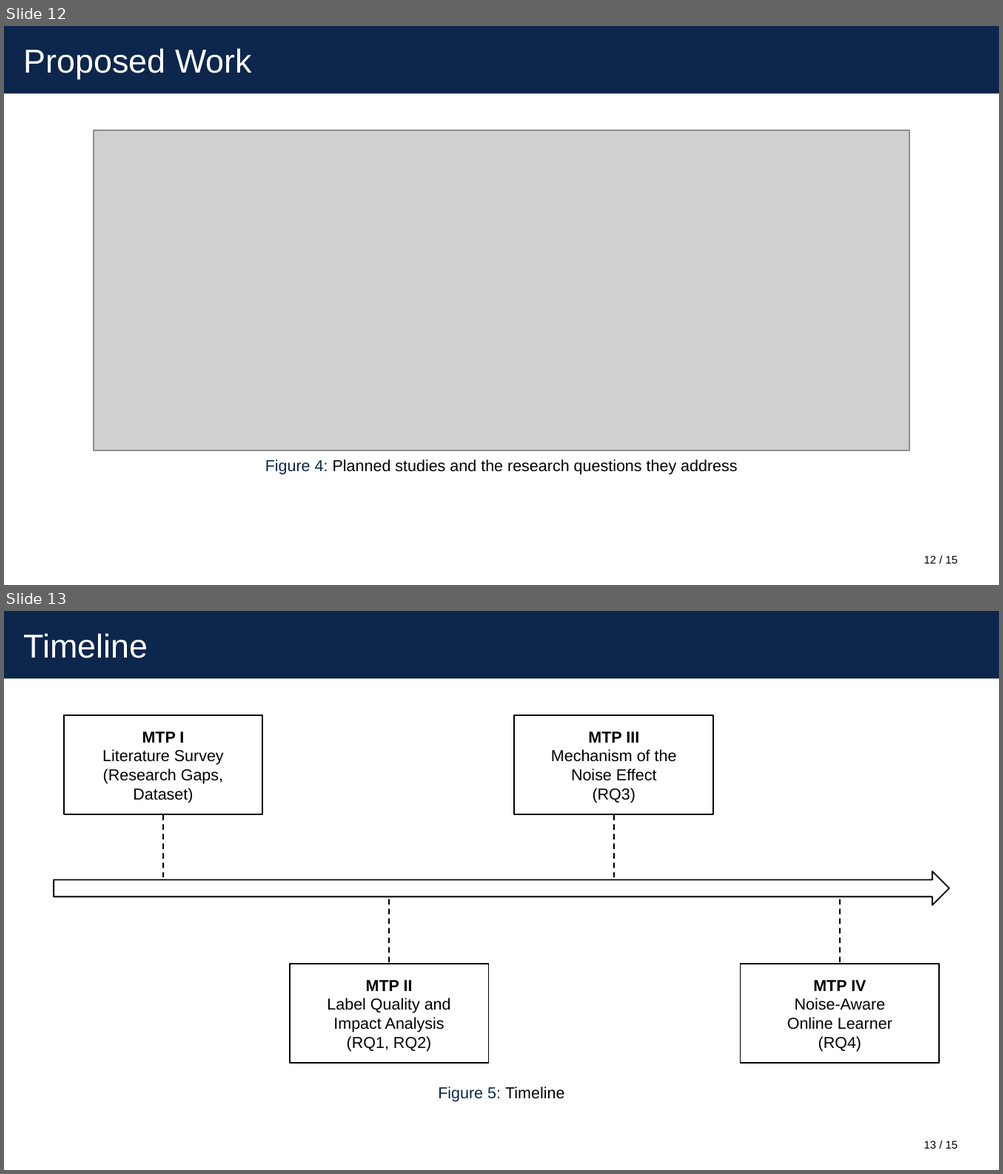
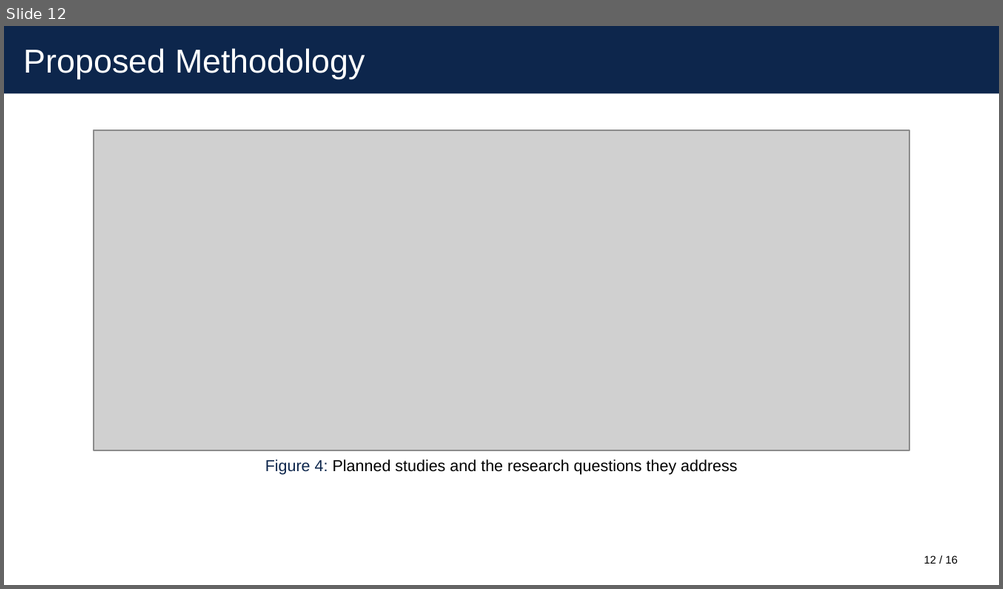
Before and after one commit to itz-puneet/thesis-later, a slide deck: MTP 1/presentation/mtp1_presentation.pptx. Shown one above the other, each under a label of ours: slides 12 and 13 before the commit, slide 12 after it. The pictures are 1003x1174 and 1003x589 pixels, drawn with LibreOffice and Linux fonts; fonts in the diff are those of the drawing; grey boxes stand for pictures. Boxes give left, top, right and bottom in pixels: in the first picture for what was removed or moved away, otherwise in the second. Text is boxed around its words. In the diff, an @@ line names an element or a change of style, - is before the commit and + after.

Commit message:
Shorten the title, reduce the objectives and add the methodology to the first-stage report
Changes asked for by the supervisor after reviewing the first-stage report
and slides:

- Title is now "Label Noise in Just-In-Time Software Defect Prediction".
- The six objectives are reduced to three main objectives, which are
  stated before the research questions. Each research question names the
  objective it belongs to.
- The first-stage report has a new chapter, "Proposed Methodology",
  written as planned work without results. The closing chapter is
  shortened accordingly and the last paragraph of the abstract is removed.
- The second-stage report uses the same title and objectives and now
  refers to its own work as the second stage.
- Slides: new title, objectives before research questions, methodology
  slides in the first-stage deck, and no timeline slide in that deck.

```diff
--- a/MTP 1/presentation/mtp1_presentation.pptx
+++ b/MTP 1/presentation/mtp1_presentation.pptx
@@ slide 13 removed at [4, 611, 999, 1170], background #FFFFFF; not listed: 2 template elements that a slide beside it also shows @@
@@ title removed at [24, 633, 148, 658] @@
-Timeline
@@ rectangle removed at [64, 715, 262, 815] @@
-MTP I
-Literature Survey
-(Research Gaps,
-Dataset)
@@ rectangle removed at [514, 715, 713, 815] @@
-MTP III
-Mechanism of the
-Noise Effect
-(RQ3)
@@ line removed from (163, 815) to (163, 877) @@
@@ line removed from (614, 815) to (614, 877) @@
@@ right arrow removed at [54, 871, 949, 906] @@
@@ line removed from (389, 900) to (389, 964) @@
@@ line removed from (839, 900) to (839, 964) @@
@@ rectangle removed at [290, 964, 489, 1064] @@
-MTP II
-Label Quality and
-Impact Analysis
-(RQ1, RQ2)
@@ rectangle removed at [740, 964, 939, 1064] @@
-MTP IV
-Noise-Aware
-Online Learner
-(RQ4)
@@ text removed at [438, 1087, 564, 1102] @@
-Figure 5: Timeline
@@ page number removed at [924, 1141, 936, 1149] @@
-13
@@ slide 12 changed as well @@
@@ title at [24, 48, 365, 79]: text changed @@
-Proposed Work
+Proposed Methodology
@@ text at [945, 556, 958, 564]: text changed @@
-/ 15
+/ 16
```
Also in this commit, not shown: 13 other slides changed, 2 slides added, 10 other files.
